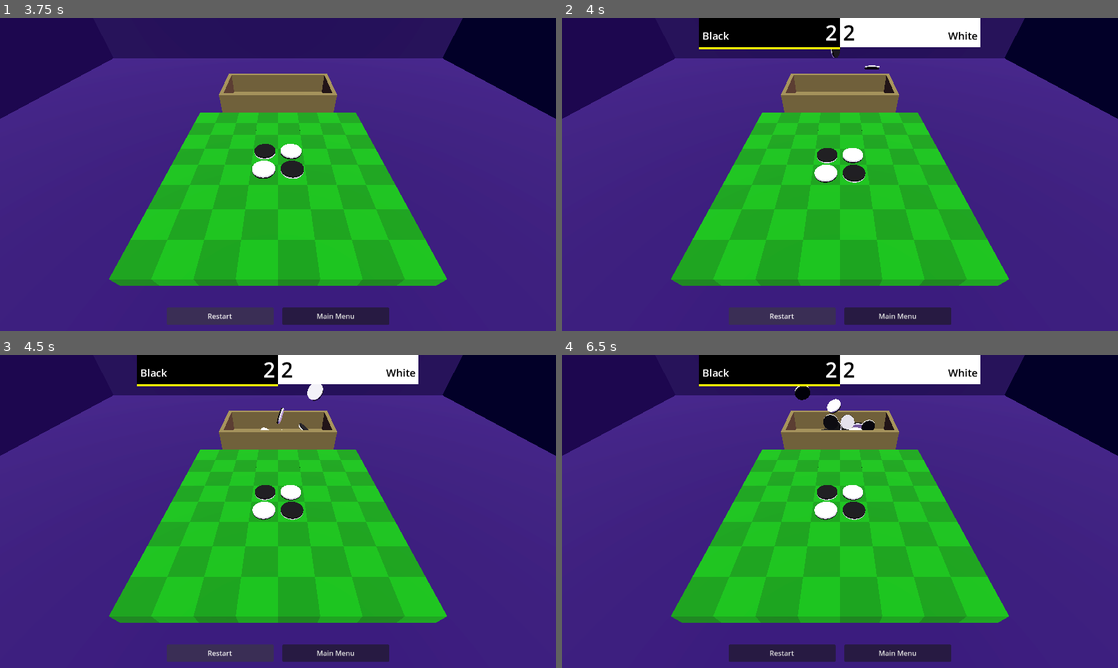
Above: before the commit, frames 1-4 (two rows, left to right).
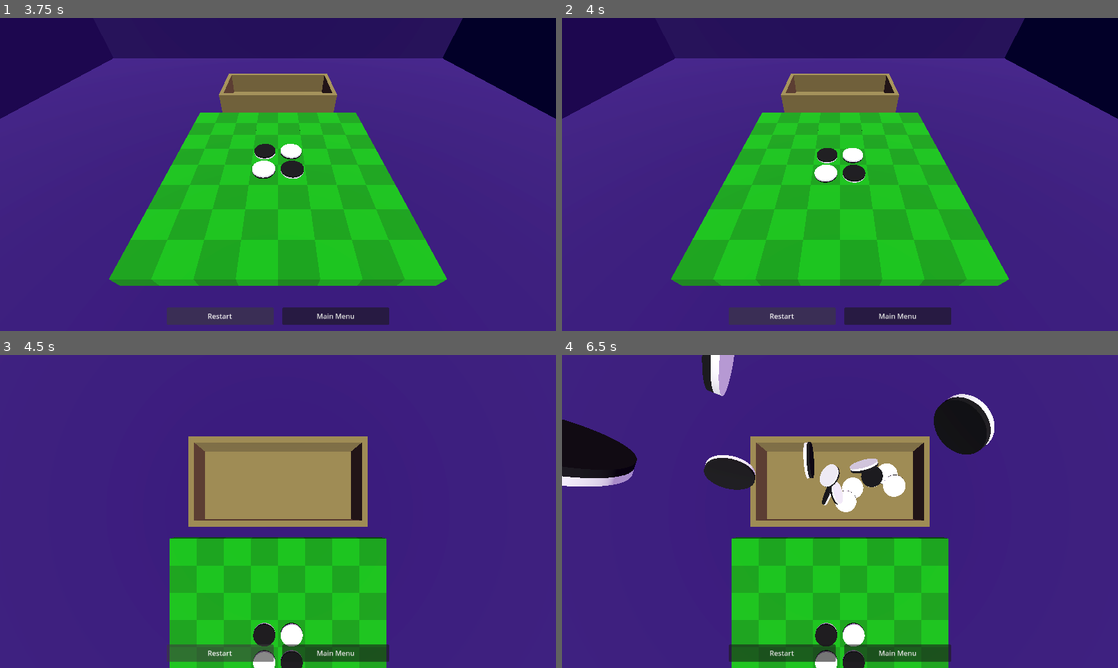
Above: after the commit, the same moments.

Repository: phrasmotica/othello
Game: Godot game, scene res://scenes/3d/main_menu_3d.tscn
Same seed, same stepped clock (60 frames per second), same inputs: the game is played once before the commit and once after it.
Inputs (mouse positions are in pixels of both pictures, inside the frame that each line leads up to):
- Up to frame 1 (3.75 s): move the mouse to (400, 158) at 0.52 s; click (400, 158) at 0.67 s; click "Start Game" at 1.25 s; move the mouse to (166, 190) at 2.02 s; click (166, 190) at 2.17 s; click "Restart" at 2.75 s; click "Restart" at 3.5 s
- Up to frame 2 (4 s): no input
- Up to frame 3 (4.5 s): click "Restart" at 4.25 s
- Up to frame 4 (6.5 s): move the mouse to (895, 442) at 5.02 s; click (895, 442) at 5.17 s; move the mouse to (812, 574) at 5.77 s; click (812, 574) at 5.92 s

Frame 1 is identical in both runs. In frame 2, 5.0% of the frame differs, in the area x 24-76%, y 0-17%; in frame 3, 45%; in frame 4, 49%, in the area x 0-100%, y 0-100%.

Commit message:
Add camera rig movement to game entrance animation

Diff:
--- a/scenes/3d/game_3d.tscn
+++ b/scenes/3d/game_3d.tscn
@@ -10,10 +10,72 @@
 [ext_resource type="PackedScene" uid="uid://b3axiqvovsmhd" path="res://scenes/3d/othello_game_logic_3d.tscn" id="2_wfqod"]
 [ext_resource type="PackedScene" uid="uid://dbt4l8heggobx" path="res://scenes/score_ui.tscn" id="5_1k7n7"]
 [ext_resource type="PackedScene" uid="uid://h7i6lleviljq" path="res://scenes/3d/camera_rig.tscn" id="5_o4xlo"]
+[ext_resource type="Script" path="res://scripts/3d/camera_rig_to_box_animation.gd" id="5_uolml"]
 [ext_resource type="PackedScene" uid="uid://most7j8bx8hc" path="res://scenes/game_buttons.tscn" id="6_50uei"]
 [ext_resource type="PackedScene" uid="uid://duyv0dq1ikr5y" path="res://scenes/3d/debug_ui.tscn" id="10_mrax3"]
 [ext_resource type="PackedScene" uid="uid://de5xco2vjeejf" path="res://scenes/3d/purple_room.tscn" id="13_yr2oc"]
 [ext_resource type="PackedScene" uid="uid://vitji75rxe4c" path="res://scenes/3d/counter_box.tscn" id="14_upf2v"]
+
+[sub_resource type="Animation" id="Animation_s5702"]
+resource_name = "to_box"
+length = 0.2
+tracks/0/type = "value"
+tracks/0/imported = false
+tracks/0/enabled = true
+tracks/0/path = NodePath(".:position")
+tracks/0/interp = 1
+tracks/0/loop_wrap = true
+tracks/0/keys = {
+"times": PackedFloat32Array(0, 0.2),
+"transitions": PackedFloat32Array(1, 1),
+"update": 0,
+"values": [Vector3(0, 0, 0), Vector3(0, 0, -5)]
+}
+tracks/1/type = "value"
+tracks/1/imported = false
+tracks/1/enabled = true
+tracks/1/path = NodePath(".:rotation")
+tracks/1/interp = 1
+tracks/1/loop_wrap = true
+tracks/1/keys = {
+"times": PackedFloat32Array(0, 0.2),
+"transitions": PackedFloat32Array(1, 1),
+"update": 0,
+"values": [Vector3(0.785398, 0, 0), Vector3(0, 0, 0)]
+}
+
+[sub_resource type="Animation" id="Animation_p6wt0"]
+length = 0.001
+tracks/0/type = "value"
+tracks/0/imported = false
+tracks/0/enabled = true
+tracks/0/path = NodePath(".:position")
+tracks/0/interp = 1
+tracks/0/loop_wrap = true
+tracks/0/keys = {
+"times": PackedFloat32Array(0),
+"transitions": PackedFloat32Array(1),
+"update": 0,
+"values": [Vector3(0, 0, 0)]
+}
+tracks/1/type = "value"
+tracks/1/imported = false
+tracks/1/enabled = true
+tracks/1/path = NodePath(".:rotation")
+tracks/1/interp = 1
+tracks/1/loop_wrap = true
+tracks/1/keys = {
+"times": PackedFloat32Array(0),
+"transitions": PackedFloat32Array(1),
+"update": 0,
+"values": [Vector3(0.785398, 0, 0)]
+}
+
+[sub_resource type="AnimationLibrary" id="AnimationLibrary_pmppe"]
+_data = {
+"RESET": SubResource("Animation_p6wt0"),
+"to_box": SubResource("Animation_s5702")
+}
 
 [node name="Game3D" type="Node3D"]
 script = ExtResource("1_b1isx")
@@ -23,16 +85,22 @@
 [node name="DirectionalLight3D" type="DirectionalLight3D" parent="."]
 transform = Transform3D(1, 0, 0, 0, 0.382683, 0.92388, 0, -0.92388, 0.382683, 0, 20, 4)
 
-[node name="EntranceOrchestrator" type="Node" parent="." node_paths=PackedStringArray("board_entrance_animation", "score_ui")]
+[node name="EntranceOrchestrator" type="Node" parent="." node_paths=PackedStringArray("board_entrance_animation", "camera_rig_to_box_animation", "counter_box", "score_ui")]
 unique_name_in_owner = true
 script = ExtResource("2_a6jhs")
 board_entrance_animation = NodePath("Board3DEntranceAnimation")
+camera_rig_to_box_animation = NodePath("CameraRigToBoxAnimation")
+counter_box = NodePath("../CounterBox")
 score_ui = NodePath("../Board3D/CameraRig/Camera3D/UICanvas/MarginContainer/MiddleColumn/ScoreUI")
 
 [node name="Board3DEntranceAnimation" type="Node" parent="EntranceOrchestrator" node_paths=PackedStringArray("board", "camera_rig")]
-unique_name_in_owner = true
 script = ExtResource("2_756rn")
 board = NodePath("../../Board3D")
+camera_rig = NodePath("../../Board3D/CameraRig")
+
+[node name="CameraRigToBoxAnimation" type="Node" parent="EntranceOrchestrator" node_paths=PackedStringArray("camera_rig_animation", "camera_rig")]
+script = ExtResource("5_uolml")
+camera_rig_animation = NodePath("../../Board3D/CameraRig/CameraRigAnimation")
 camera_rig = NodePath("../../Board3D/CameraRig")
 
 [node name="DebugHandler3D" type="Node" parent="." node_paths=PackedStringArray("board", "debug_canvas")]
@@ -55,6 +123,11 @@
 [node name="CameraRig" parent="Board3D" instance=ExtResource("5_o4xlo")]
 transform = Transform3D(1, 0, 0, 0, 0.707107, -0.707107, 0, 0.707107, 0.707107, 0, 0, 0)
 use_tweening = true
+
+[node name="CameraRigAnimation" type="AnimationPlayer" parent="Board3D/CameraRig"]
+libraries = {
+"": SubResource("AnimationLibrary_pmppe")
+}
 
 [node name="Camera3D" type="Camera3D" parent="Board3D/CameraRig"]
 transform = Transform3D(1, 0, 0, 0, -4.37114e-08, 1, 0, -1, -4.37114e-08, 0, 8, 0)
--- /dev/null
+++ b/scripts/3d/camera_rig_to_box_animation.gd
@@ -0,0 +1,26 @@
+class_name CameraRigToBoxAnimation extends Node
+
+@export
+var camera_rig_animation: AnimationPlayer
+
+@export
+var camera_rig: CameraRig
+
+signal finished_in
+signal finished_out
+
+func anim_in() -> void:
+	SignalHelper.once(camera_rig_animation.animation_finished, _handle_finished_in)
+
+	camera_rig_animation.play("to_box")
+
+func anim_out() -> void:
+	SignalHelper.once(camera_rig_animation.animation_finished, _handle_finished_out)
+
+	camera_rig_animation.play_backwards("to_box")
+
+func _handle_finished_in(_anim_name: StringName) -> void:
+	finished_in.emit()
+
+func _handle_finished_out(_anim_name: StringName) -> void:
+	finished_out.emit()
--- a/scripts/3d/counter_box.gd
+++ b/scripts/3d/counter_box.gd
@@ -1,5 +1,5 @@
 @tool
-extends Node3D
+class_name CounterBox extends Node3D
 
 @export
 var disable_environment := false:
@@ -22,16 +22,18 @@
 
 var _original_environment: Environment
 
+signal spawning_finished
+
 func _ready() -> void:
 	if world_environment:
 		_original_environment = world_environment.environment
 
 	_refresh()
 
-	if Engine.is_editor_hint():
-		return
+func start_spawn() -> void:
+	if counter_spawner:
+		SignalHelper.chain_once(counter_spawner.finished, spawning_finished)
 
-	if counter_spawner:
 		counter_spawner.spawn_counters()
 
 func _refresh() -> void:
--- a/scripts/3d/counter_spawner.gd
+++ b/scripts/3d/counter_spawner.gd
@@ -13,6 +13,8 @@
 var counter_sleep_threshold := 0.05
 
 var _counters: Array[Counter3D] = []
+
+signal finished
 
 func spawn_counters() -> void:
 	if not counter_scene:
@@ -32,11 +34,13 @@
 
 		await get_tree().create_timer(spawn_interval).timeout
 
+	SignalHelper.chain_once(get_tree().create_timer(1.0).timeout, finished)
+
 func _physics_process(_delta: float) -> void:
 	for c in _counters:
 		var rb := c.get_child(0) as RigidBody3D
 
-		if _should_sleep(rb):
+		if not rb.sleeping and _should_sleep(rb):
 			rb.sleeping = true
 
 func _should_sleep(rb: RigidBody3D) -> bool:
--- a/scripts/3d/entrance_orchestrator.gd
+++ b/scripts/3d/entrance_orchestrator.gd
@@ -2,6 +2,12 @@
 
 @export
 var board_entrance_animation: Board3DEntranceAnimation
+
+@export
+var camera_rig_to_box_animation: CameraRigToBoxAnimation
+
+@export
+var counter_box: CounterBox
 
 @export
 var score_ui: ScoreUI
@@ -10,10 +16,28 @@
 
 func _ready() -> void:
 	assert(board_entrance_animation != null)
+	assert(camera_rig_to_box_animation != null)
+	assert(counter_box != null)
 	assert(score_ui != null)
 
-	SignalHelper.persist(board_entrance_animation.finished, score_ui.anim_in)
+	_queue(board_entrance_animation.finished, camera_rig_to_box_animation.anim_in, 0.5)
+	_queue(camera_rig_to_box_animation.finished_in, counter_box.start_spawn)
+	_queue(counter_box.spawning_finished, camera_rig_to_box_animation.anim_out)
+	_queue(camera_rig_to_box_animation.finished_out, score_ui.anim_in, 0.5)
+
 	SignalHelper.chain(score_ui.starting_animation_finished, finished)
+
+func _queue(sig: Signal, callable: Callable, delay := 0.0) -> void:
+	if delay > 0:
+		SignalHelper.persist(
+			sig,
+			func() -> void:
+				await get_tree().create_timer(delay).timeout
+
+				callable.call()
+		)
+	else:
+		SignalHelper.persist(sig, callable)
 
 func run() -> void:
 	score_ui.hide()
Not shown: 1 places in scenes/3d/game_3d.tscn that only renumber resources
